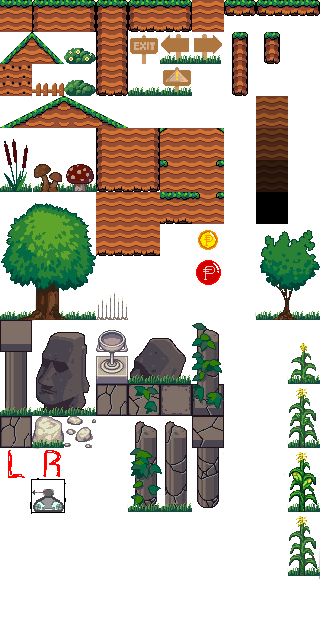
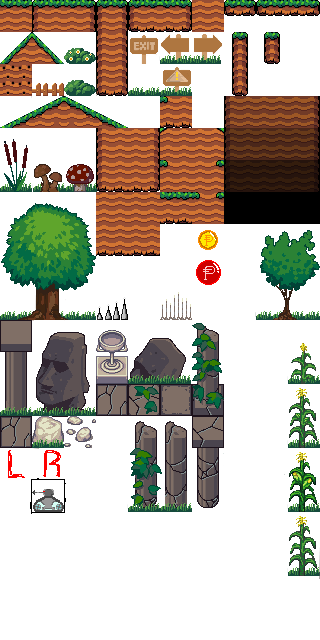
Two versions of the same layered image (320px x 640px). Layer-by-layer changes:
added layer "Layer 19" above "Layer 18" over (x1=97, y1=297, x2=128, y2=320)
painted on "Layer 14 copy 4" over (x1=96, y1=292, x2=192, y2=320)
removed layer "Layer 14" over (x1=96, y1=313, x2=104, y2=320)
added layer "9Slize8 copy 8" above "9Slize8 copy 7" over (x1=176, y1=112, x2=192, y2=128)
added layer "9Slize8 copy 7" above "9Slize8 copy 5" over (x1=160, y1=112, x2=176, y2=128)
added layer "inner_buttom_left" (1st of 3) above "inner_buttom_left" over (x1=160, y1=96, x2=176, y2=112)
added layer "9Slize6 copy 26" above "9Slize6 copy 25" over (x1=224, y1=192, x2=256, y2=224)
added layer "9Slize6 copy 25" above "9Slize6 copy 24" over (x1=224, y1=160, x2=256, y2=192)
added layer "9Slize6 copy 24" above "9Slize6 copy 22" over (x1=224, y1=96, x2=256, y2=128)
added layer "9Slize6 copy 22" above "9Slize6 copy 23" over (x1=224, y1=128, x2=256, y2=160)
added layer "9Slize6 copy 23" above "9Slize6 copy 21" over (x1=288, y1=192, x2=320, y2=224)
added layer "9Slize6 copy 21" above "9Slize6 copy 20" over (x1=288, y1=160, x2=320, y2=192)
added layer "9Slize6 copy 20" above "9Slize6 copy 19" over (x1=288, y1=96, x2=320, y2=128)
added layer "9Slize6 copy 19" above "9Slize6 copy 7" over (x1=288, y1=128, x2=320, y2=160)
added layer "9Slize5 copy 45" above "9Slize5 copy 14" over (x1=176, y1=96, x2=192, y2=112)
